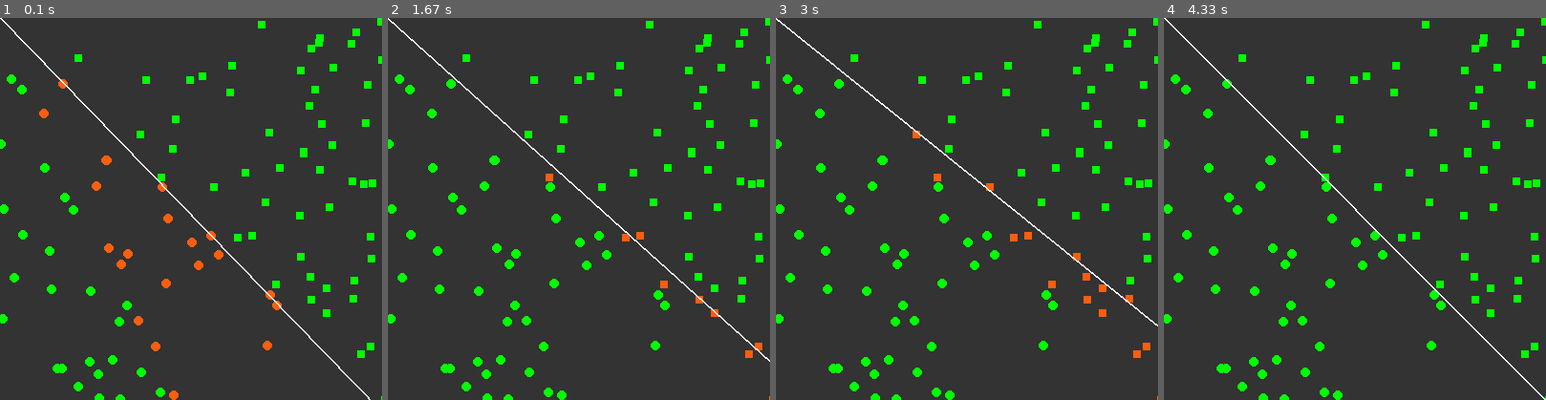
Above: before the commit, frames 1-4 (left to right).
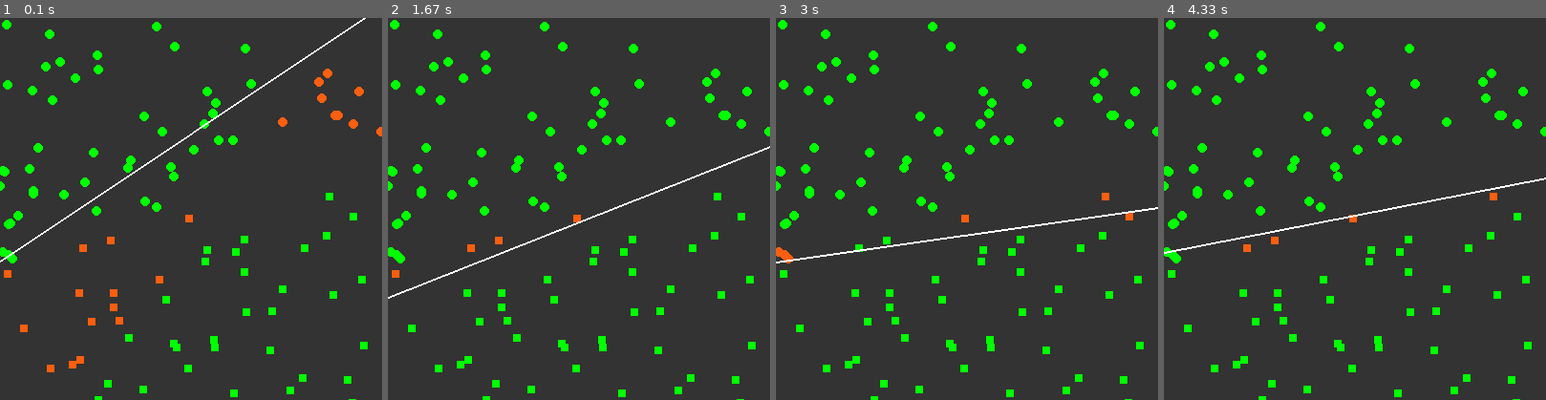
Above: after the commit, the same moments.

Repository: DHameete/pygames
Game: pygame game, started from 10_NeuralNetwork/main.py
Same seed, same stepped clock (60 frames per second), same inputs: the game is played once before the commit and once after it.
Inputs:
- Up to frame 1 (0.1 s): no input
- Up to frame 2 (1.67 s): no input
- Up to frame 3 (3 s): no input
- Up to frame 4 (4.33 s): no input

The runs differ from the first frame. In frame 1, 8.9% of the frame differs, in the area x 0-100%, y 0-100%; in frame 2, 8.9%; in frame 3, 8.9%; in frame 4, 8.9%.

Commit message:
Added cartesian space and bias

Diff:
--- a/10_NeuralNetwork/main.py
+++ b/10_NeuralNetwork/main.py
@@ -5,6 +5,7 @@
 from settings import *
 from perceptron import Perceptron
 from point import Point
+
 
 def main():
 
@@ -26,7 +27,7 @@
     font.set_bold(True)
 
     # Initialize perceptrion
-    p = Perceptron(2)
+    p = Perceptron(3)
 
     # Initialize inputs
     points = []
@@ -48,7 +49,7 @@
 
         # Show points
         for point in points:
-            guess = p.guess((point.x, point.y))
+            guess = p.guess((point.x, point.y, point.bias))
             if guess == point.label:
                 point.show(displaysurface, GREEN)
             else:
@@ -56,7 +57,7 @@
 
         # Train per point
         nextpoint = points[nextind]
-        p.train((nextpoint.x, nextpoint.y), nextpoint.label)
+        p.train((nextpoint.x, nextpoint.y, nextpoint.bias), nextpoint.label)
 
         # Show perceptrion
         p.show(displaysurface)
--- a/10_NeuralNetwork/perceptron.py
+++ b/10_NeuralNetwork/perceptron.py
@@ -42,14 +42,17 @@
         for ind, weight in enumerate(self.weights):
             self.weights[ind] += error * inputs[ind] * self.lr
 
+    def pixels(self, x, y):
+        return ((1 + x) / 2 * WIDTH, (1 - y) / 2 * HEIGHT)
+
     def show(self, surface):
-        x1 = 0
-        x2 = WIDTH
+        x1 = -1
+        x2 = 1
 
-        y1 = -self.weights[0] / self.weights[1] * x1
-        y2 = -self.weights[0] / self.weights[1] * x2
+        y1 = -self.weights[0] / self.weights[1] * x1 - self.weights[2] / self.weights[1]
+        y2 = -self.weights[0] / self.weights[1] * x2 - self.weights[2] / self.weights[1]
 
-        self.pos1 = self.pos1.lerp(pygame.Vector2(x1,y1),0.1)
-        self.pos2 = self.pos2.lerp(pygame.Vector2(x2,y2),0.1)
+        self.pos1 = self.pos1.lerp(pygame.Vector2(self.pixels(x1,y1)),0.1)
+        self.pos2 = self.pos2.lerp(pygame.Vector2(self.pixels(x2,y2)),0.1)
 
         pygame.draw.line(surface, WHITE, self.pos1, self.pos2, 2)
--- a/10_NeuralNetwork/point.py
+++ b/10_NeuralNetwork/point.py
@@ -3,22 +3,36 @@
 
 from settings import *
 
+def f_line(x):
+    # y = mx + b
+    return 0.3 * x + 0*0.2
 
 class Point:
 
     def __init__(self):
-        self.x = random.randrange(WIDTH)
-        self.y = random.randrange(HEIGHT)
 
-        if self.x > self.y:
+        self.x = random.uniform(-1,1)
+        self.y = random.uniform(-1,1)
+        self.bias = 1
+
+        if f_line(self.x) > self.y:
             self.label = 1
         else:
             self.label = -1
 
+    def pixelX(self):
+        return (1 + self.x) / 2 * WIDTH
+
+    def pixelY(self):
+        return (1 - self.y) / 2 * HEIGHT
+
     def show(self, surface, color):
+        px = self.pixelX()
+        py = self.pixelY()
+
         if self.label >= 0:
             # Square
-            pygame.draw.rect(surface, color, (self.x, self.y, 8, 8))
+            pygame.draw.rect(surface, color, (px, py, 8, 8))
         else:
             # Circle
-            pygame.draw.circle(surface, color, (self.x, self.y), 5)
+            pygame.draw.circle(surface, color, (px, py), 5)
